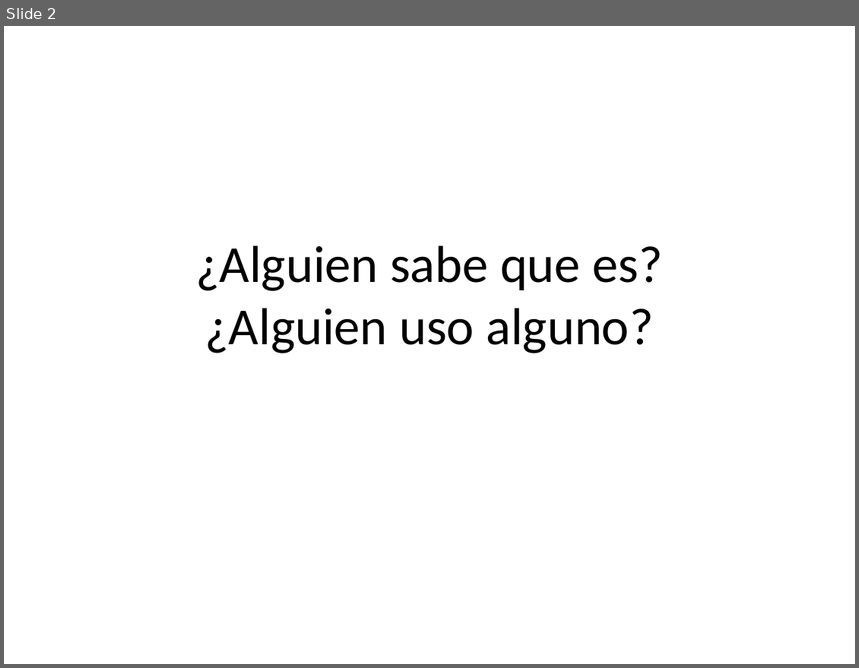
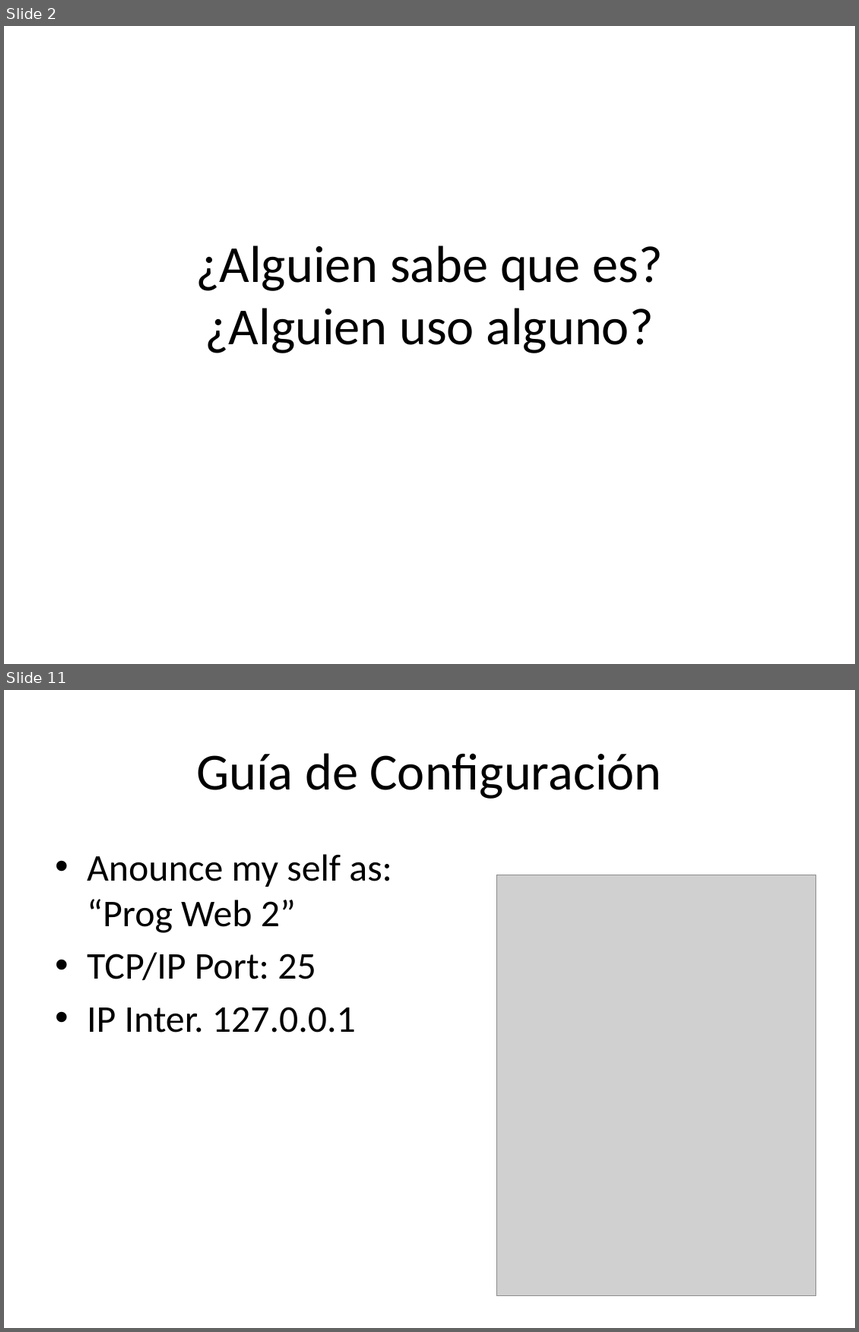
Before and after one commit to Unicen-Tuari/ProgramacionWeb2-2012, a slide deck: Clases/SMTP Server/Configuracion de un SMTP.pptx. Shown one above the other, each under a label of ours: slide 2 before the commit, slides 2 and 11 after it; the slides between them are not shown. The pictures are 859x668 and 859x1332 pixels, drawn with LibreOffice and Linux fonts; fonts in the diff are those of the drawing; grey boxes stand for pictures. Boxes give left, top, right and bottom in pixels: in the first picture for what was removed or moved away, otherwise in the second. Text is boxed around its words. In the diff, an @@ line names an element or a change of style, - is before the commit and + after.

```diff
--- a/Clases/SMTP Server/Configuracion de un SMTP.pptx
+++ b/Clases/SMTP Server/Configuracion de un SMTP.pptx
@@ slide 11 added at (4, 690, 855, 1328), background #FFFFFF @@
@@ title added at (196, 753, 662, 799), 44 pt, text #000000 @@
+Guía de Configuración
@@ text added at (87, 854, 392, 1033), 32 pt, text #000000 @@
+• Anounce my self as: “Prog Web 2”
+• TCP/IP Port: 25
+• IP Inter. 127.0.0.1
@@ picture added at (496, 875, 816, 1297) @@
```
Also in this commit, not shown: 1 slide changed, 19 other slides added, 33 slides removed, 1 other file.
